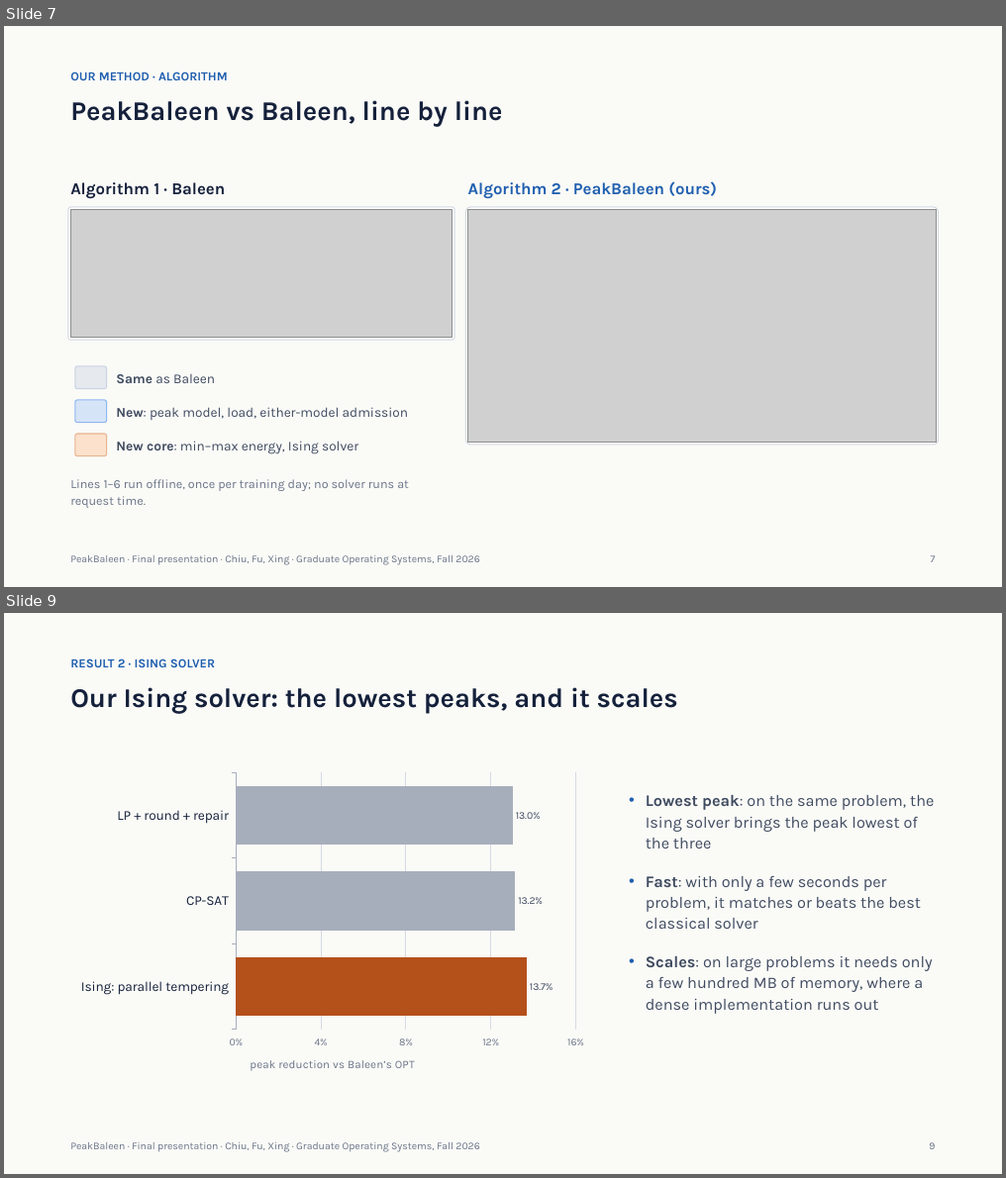
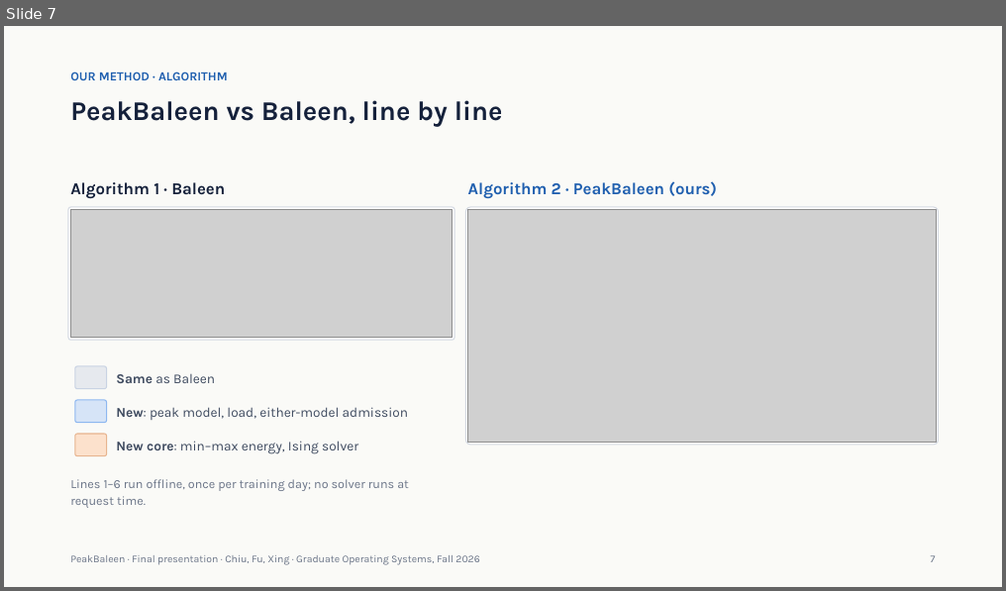
Before and after one commit to xingsixue123/OS_final_project, a slide deck: changes/6_final/PeakBaleen_Final_v3.pptx. Shown one above the other, each under a label of ours: slides 7 and 9 before the commit, slide 7 after it; the slides between them are not shown. The pictures are 1006x1178 and 1006x591 pixels, drawn with LibreOffice and Linux fonts; fonts in the diff are those of the drawing; grey boxes stand for pictures. Boxes give left, top, right and bottom in pixels: in the first picture for what was removed or moved away, otherwise in the second. Text is boxed around its words. In the diff, an @@ line names an element or a change of style, - is before the commit and + after.

```diff
--- a/changes/6_final/PeakBaleen_Final_v3.pptx
+++ b/changes/6_final/PeakBaleen_Final_v3.pptx
@@ slide 9 removed at (x1=4, y1=613, x2=1002, y2=1174), background #FAFAF7 @@
@@ text removed at (x1=70, y1=659, x2=215, y2=667) @@
-RESULT 2 · ISING SOLVER
@@ title removed at (x1=70, y1=687, x2=678, y2=714) @@
-Our Ising solver: the lowest peaks, and it scales
@@ bar chart removed at (x1=70, y1=766, x2=595, y2=1088) @@
-categories: Ising: parallel tempering, CP-SAT, LP + round + repair
-Series 1: 13.7, 13.2, 13
@@ text removed at (x1=646, y1=795, x2=934, y2=1014) @@
-• Lowest peak: on the same problem, the Ising solver brings the peak lowest of the three
-• Fast: with only a few seconds per problem, it matches or beats the best classical solver
-• Scales: on large problems it needs only a few hundred MB of memory, where a dense implementation runs out
@@ text removed at (x1=70, y1=1143, x2=479, y2=1153) @@
-PeakBaleen · Final presentation · Chiu, Fu, Xing · Graduate Operating Systems, Fall 2026
@@ text removed at (x1=929, y1=1143, x2=935, y2=1150) @@
-9
```
Also in this commit, not shown: 7 slides changed, 5 other files.
